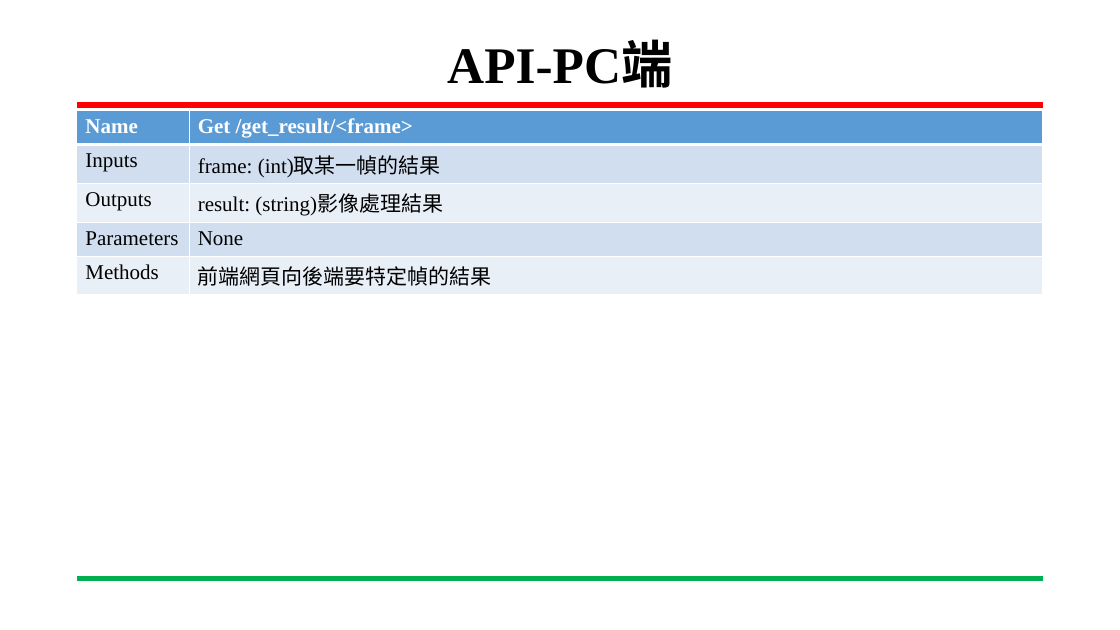
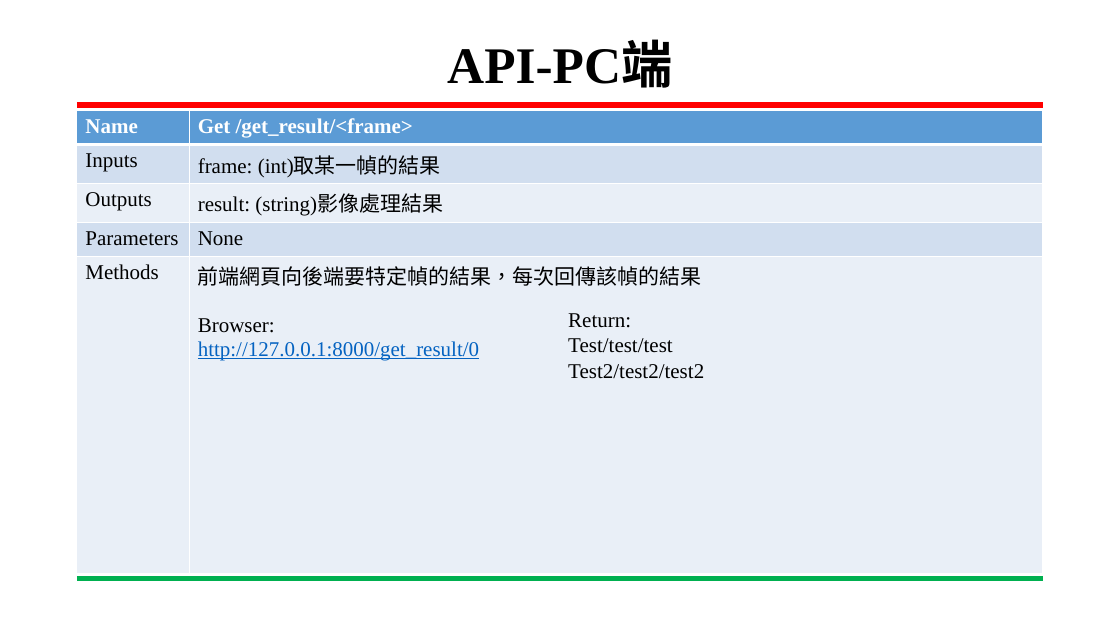
Before and after one commit to San-Zero/SOC_design_final_2023, a slide deck: slide 18 of documents/SOC_design_final.pptx (slide 12 before the commit). Drawn at 1120x630 pixels with LibreOffice and Linux fonts; fonts in the diff are those of the drawing; background and template pictures are left out. Boxes give left, top, right and bottom in pixels: in the first picture for what was removed or moved away, otherwise in the second. Text is boxed around its words. In the diff, an @@ line names an element or a change of style, - is before the commit and + after.

```diff
--- a/documents/SOC_design_final.pptx
+++ b/documents/SOC_design_final.pptx
@@ table at (77,110,1044,582) @@
-row 5, column 2: 前端網頁向後端要特定幀的結果
+row 5, column 2: 前端網頁向後端要特定幀的結果，每次回傳該幀的結果 / Browser: / http://127.0.0.1:8000/get_result/0
@@ text added at (568,313,704,379), 18 pt, text #000000 @@
+Return:
+Test/test/test
+Test2/test2/test2
```
Also in this commit, not shown: 11 other slides changed, 8 slides added, 1 slide removed, 2 other files.
